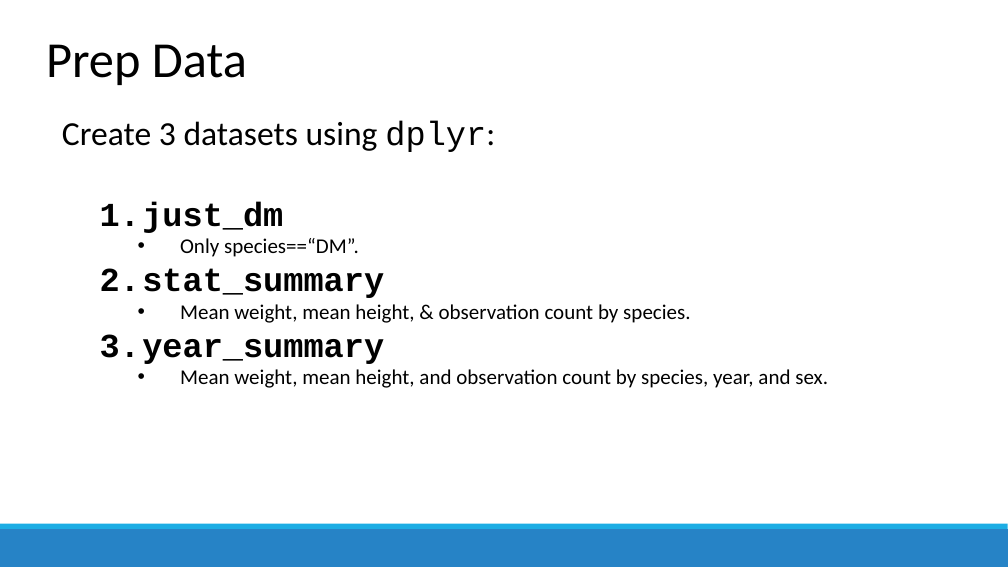
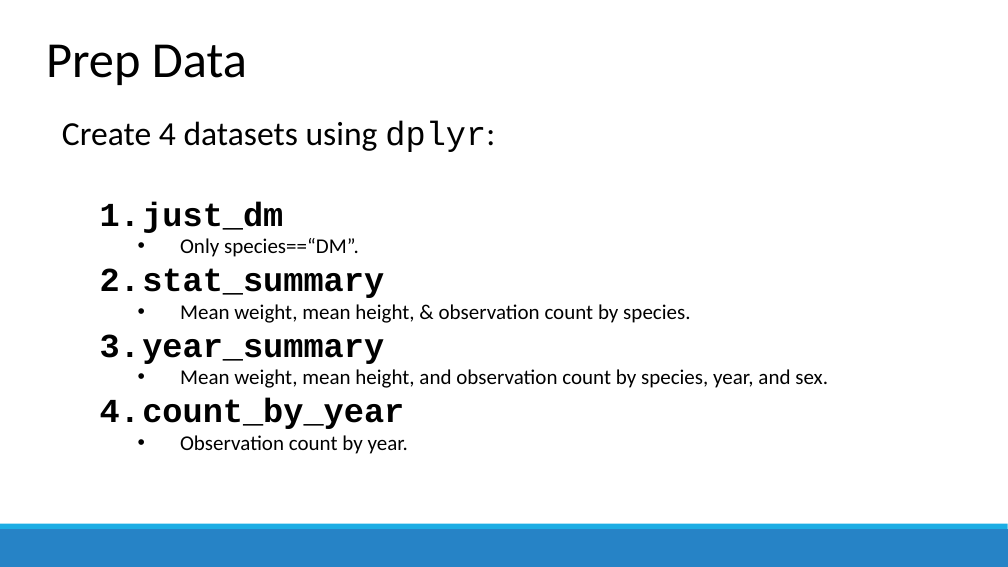
Before and after one commit to mkamenet3/datacarpentry_R_2018-08-27, a slide deck: slide 3 of MariaKamenetsky_Jan2019/DC_ggplot2_jan2019.pptx. Drawn at 1008x567 pixels with LibreOffice and Linux fonts; fonts in the diff are those of the drawing. Boxes give left, top, right and bottom in pixels: in the first picture for what was removed or moved away, otherwise in the second. Text is boxed around its words. In the diff, an @@ line names an element or a change of style, - is before the commit and + after.

Commit message:
changed from 3 to 4 datasets to create for visualization in data prep step - updated powerpoint

```diff
--- a/MariaKamenetsky_Jan2019/DC_ggplot2_jan2019.pptx
+++ b/MariaKamenetsky_Jan2019/DC_ggplot2_jan2019.pptx
@@ text at bbox=[62, 120, 495, 152]: text changed @@
-Create 3 datasets using dplyr:
+Create 4 datasets using dplyr:
@@ text at bbox=[100, 398, 408, 454]: paragraphs added @@
+  4. count_by_year
+    • Observation count by year.
```
